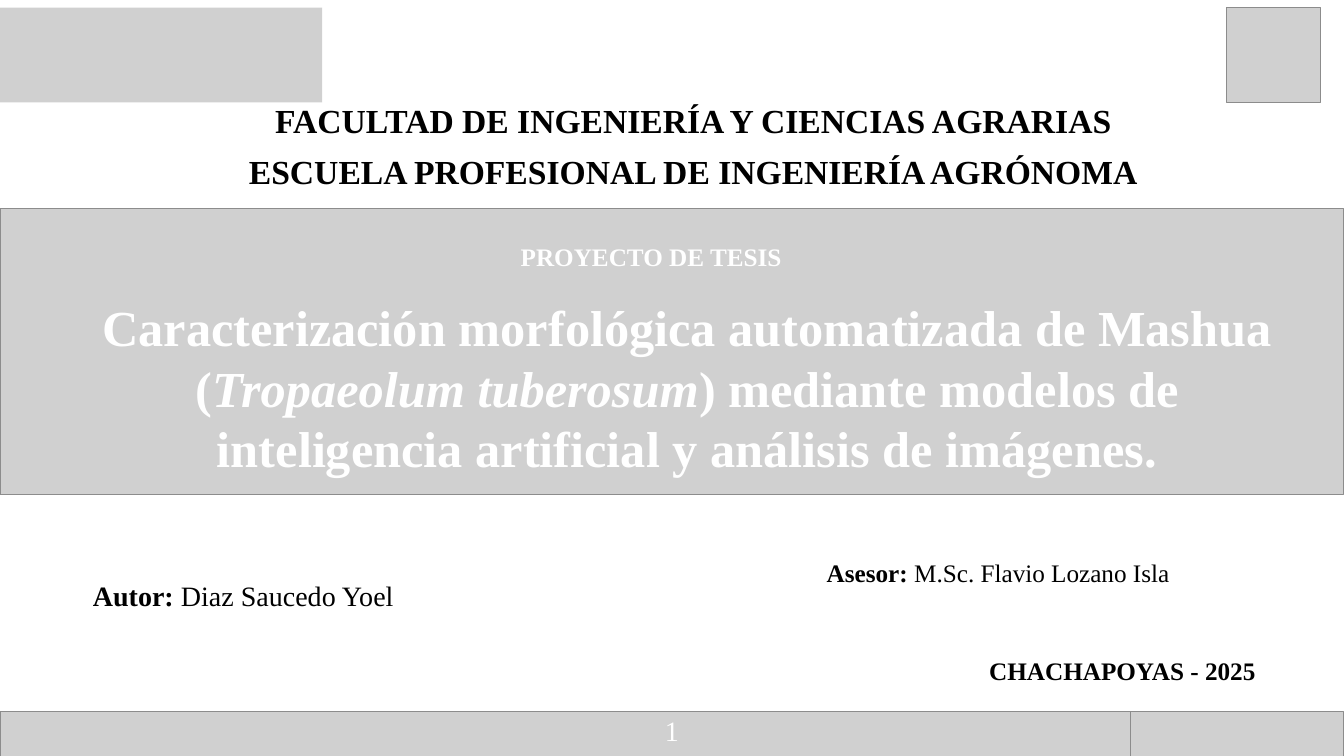
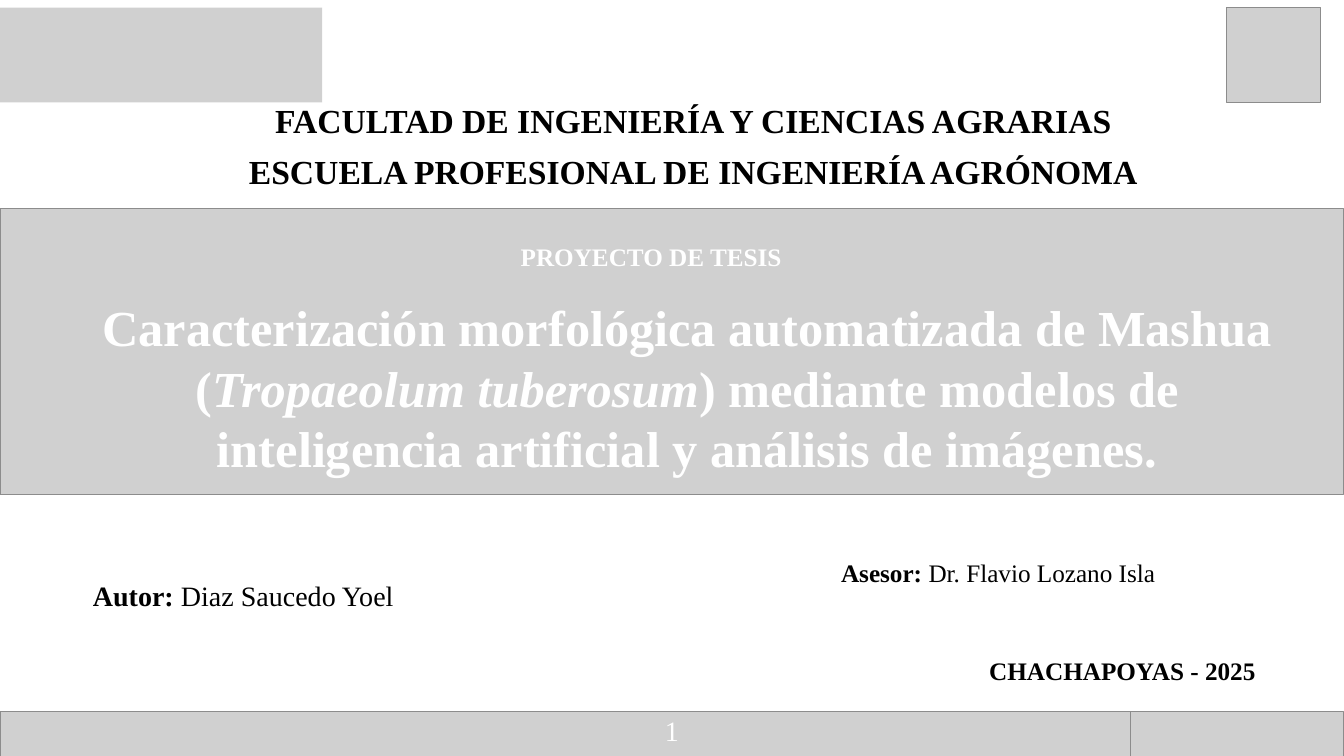
Before and after one commit to Yoel7576/Tesis, a slide deck: slide 1 of File/U3/Tesis_pheno_mashua.pptx. Drawn at 1344x756 pixels with LibreOffice and Linux fonts; fonts in the diff are those of the drawing; grey boxes stand for pictures. Boxes give left, top, right and bottom in pixels: in the first picture for what was removed or moved away, otherwise in the second. Text is boxed around its words. In the diff, an @@ line names an element or a change of style, - is before the commit and + after.

```diff
--- a/File/U3/Tesis_pheno_mashua.pptx
+++ b/File/U3/Tesis_pheno_mashua.pptx
@@ text at (841,564,1155,583): text changed @@
-Asesor: M.Sc. Flavio Lozano Isla
+Asesor: Dr. Flavio Lozano Isla
```
Also in this commit, not shown: 3 other slides changed, 3 other files.
